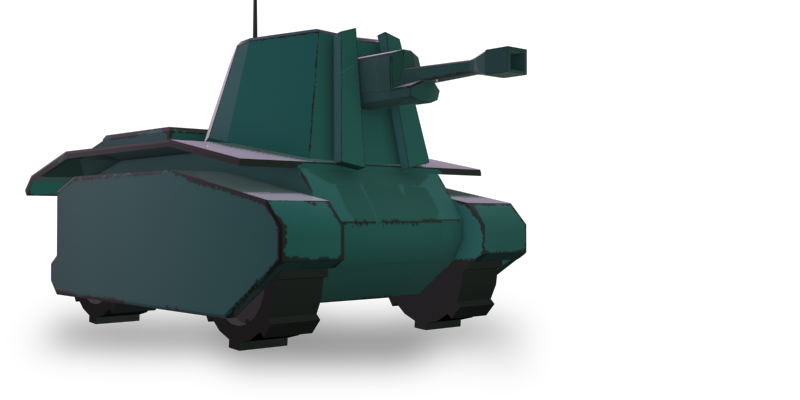
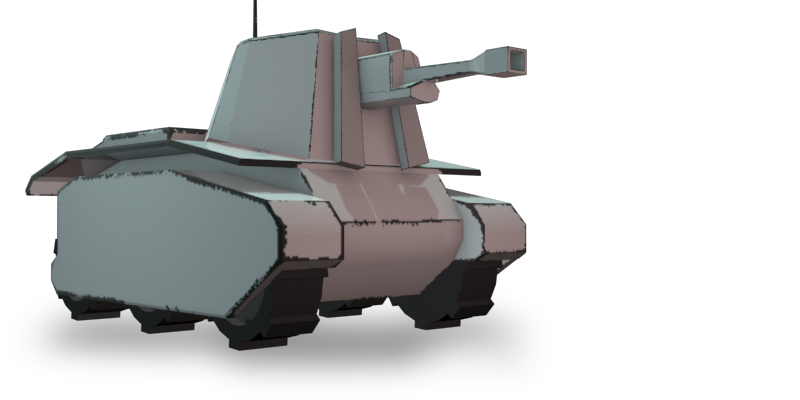
Before/after of a 800 x 400 layered artwork. What changed in the layer stack:
painted on "Tank_105-cm-lefh-18-3-auf-geschutzwagen-b-2-f" over left=26, top=16, right=527, bottom=335
